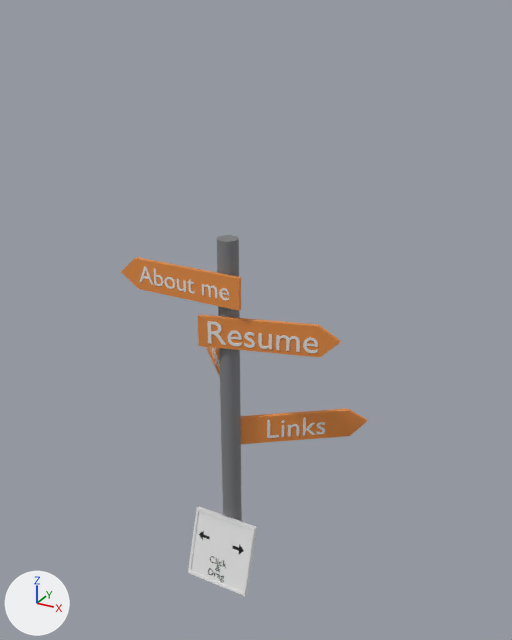
The Blender file public/blender/DirectionalSign.blend: old version first, new version second.
Both versions are drawn from a 50 mm camera at (4.64, -7.64, 8.21) aimed at (0.13, 0.55, 4.12). Every picture has the same lights, and +X, +Y and +Z are marked at lower left.

Names of what the first picture shows: 'Arrow1', 'Arrow2', 'Arrow3', 'Arrow4', 'Cube.001', 'Plane.001', 'Post', 'Text', 'Text2', 'Text4', 'icons8-left-click-100'.
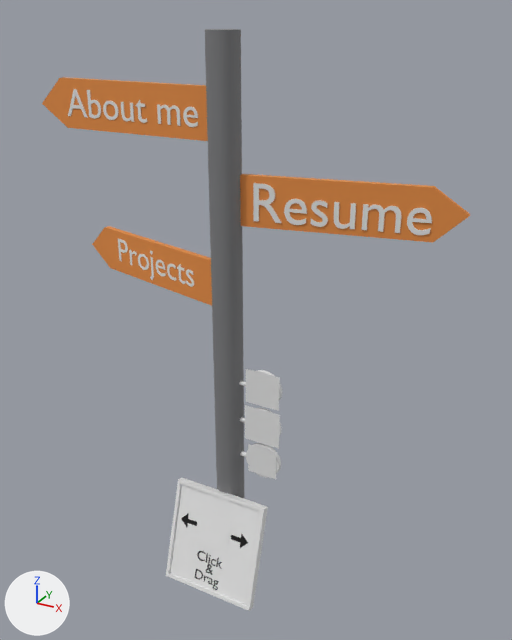
Changed parts and their boxes [x1, y1, x2, y2] in the pictures (512 x 640 px):
'Post', moved, rescaled (58% wider, 64% taller)
    before: [217, 235, 242, 521]
    after: [205, 29, 245, 499]
'Arrow2', moved, turned, rescaled
    before: [198, 315, 341, 358]
    after: [240, 174, 470, 242]
'Arrow1', moved, rescaled (38% wider, 18% taller)
    before: [121, 257, 241, 311]
    after: [42, 77, 208, 141]
'Cube.001', moved, rescaled (47% wider, 47% taller)
    before: [188, 506, 257, 596]
    after: [166, 478, 268, 611]
'Arrow3', moved, turned, rescaled
    before: [206, 347, 220, 376]
    after: [92, 226, 212, 306]
'Text2', moved, turned, rescaled
    before: [208, 321, 318, 353]
    after: [253, 183, 432, 235]
'Arrow4', deleted
    before: [240, 409, 367, 444]
'Text1', moved, rescaled (46% wider, 11% taller)
    before: [140, 266, 229, 300]
    after: [68, 89, 198, 127]
'icons8-left-click-100', moved, rescaled (48% wider, 47% taller)
    before: [209, 528, 233, 559]
    after: [196, 509, 232, 555]
'icons8-github-240', added
    after: [245, 405, 280, 449]
'icons8-linkedin-480', added
    after: [246, 369, 280, 411]
'icons8-gmail-240', added
    after: [248, 444, 276, 479]
'Text3', moved, turned, rescaled
    before: [212, 348, 220, 370]
    after: [118, 239, 194, 287]
'Text4', deleted
    before: [267, 417, 325, 438]
'Text', moved, rescaled (47% wider, 48% taller)
    before: [208, 556, 226, 582]
    after: [195, 551, 222, 590]
'Cylinder.002', added
    after: [246, 443, 281, 478]
'Plane.001', moved, rescaled (42% wider, 50% taller)
    before: [199, 531, 210, 540]
    after: [181, 513, 197, 527]
'Cylinder.004', added
    after: [257, 370, 282, 407]
'Cylinder.001', added
    after: [257, 408, 282, 437]

What changed in the scene script:
```text
Add me_icons8_gmail_240:
    me_icons8_gmail_240.from_pydata([(-0.5, -0.5, 0.0), (0.5, -0.5, 0.0), (-0.5, 0.5, 0.0), (0.5, 0.5, 0.0)], [], [(0, 1, 3, 2)])
    me_icons8_gmail_240.materials.append(mat_icons8_gmail_240)  # its picture is missing
Add me_icons8_github_240:
    me_icons8_github_240.from_pydata([(-0.5, -0.5, 0.0), (0.5, -0.5, 0.0), (-0.5, 0.5, 0.0), (0.5, 0.5, 0.0)], [], [(0, 1, 3, 2)])
    me_icons8_github_240.materials.append(mat_icons8_github_240)  # its picture is missing
Add me_icons8_linkedin_480:
    me_icons8_linkedin_480.from_pydata([(-0.5, -0.5, 0.0), (0.5, -0.5, 0.0), (-0.5, 0.5, 0.0), (0.5, 0.5, 0.0)], [], [(0, 1, 3, 2)])
    me_icons8_linkedin_480.materials.append(mat_icons8_linkedin_480)  # its picture is missing
Change ob_post:
    ob_post.location: (0.02, 0.0, 2.74) -> (-0.03, 0.04, 4.0)
    ob_post.scale: (0.144, 0.144, 2.72) -> (0.212, 0.212, 3.99)
Change ob_arrow1:
    ob_arrow1.location: (-0.7, -0.15, 4.87) -> (-1.66, 0.12, 7.12)
    ob_arrow1.scale: (1.0, 1.0, 1.0) -> (1.47, 1.47, 1.47)
Change ob_arrow2:
    ob_arrow2.location: (0.64, 0.05, 4.11) -> (1.57, 0.44, 5.86)
    ob_arrow2.rotation_euler: (1.571, 0.0, 0.293) -> (1.571, 0.0, 0.21)  # degrees (90, 0, 17) -> degrees (90, 0, 12)
    ob_arrow2.scale: (1.0, 1.0, 1.0) -> (1.47, 1.47, 1.47)
Remove ob_arrow4:
    ob_arrow4 = bpy.data.objects.new('Arrow4', me_plane_004)
Change ob_arrow3:
    ob_arrow3.location: (-0.71, 0.85, 3.33) -> (-1.62, 0.48, 4.86)
    ob_arrow3.rotation_euler: (1.571, 3.142, -7.089) -> (1.571, 3.142, -0.24)  # degrees (90, 180, 314) -> degrees (90, 180, -14)
    ob_arrow3.scale: (1.0, 1.0, 1.0) -> (1.47, 1.47, 1.47)
Change ob_cube_001:
    ob_cube_001.location: (0.01, -0.33, 0.54) -> (-0.03, -0.44, 0.76)
    ob_cube_001.scale: (0.519, 0.0409, 0.543) -> (0.76, 0.0599, 0.796)
Change ob_plane_001:
    ob_plane_001.location: (-0.31, -0.3, 0.66) -> (-0.51, -0.41, 0.95)
    ob_plane_001.scale: (1.0, 1.0, 1.0) -> (1.47, 1.47, 1.47)
Change ob_icons8_left_click_100:
    ob_icons8_left_click_100.location: (-0.01, -0.31, 0.66) -> (-0.07, -0.42, 0.94)
    ob_icons8_left_click_100.scale: (0.377, 0.377, 0.377) -> (0.553, 0.553, 0.553)
Change ob_text:
    ob_text.location: (-0.17, -0.42, 0.31) -> (-0.3, -0.57, 0.44)
    ob_text.scale: (0.151, 0.151, 0.151) -> (0.221, 0.221, 0.221)
Remove ob_text4:
    ob_text4 = bpy.data.objects.new('Text4', txt_text_002)
Add ob_icons8_gmail_240:
    ob_icons8_gmail_240 = bpy.data.objects.new('icons8-gmail-240', me_icons8_gmail_240)
    ob_icons8_gmail_240.location = (0.55, -0.02, 2.17)
    ob_icons8_gmail_240.rotation_euler = (1.571, 0.0, 0.0)  # degrees (90, 0, 0)
    ob_icons8_gmail_240.scale = (0.464, 0.464, 0.464)
Add ob_icons8_github_240:
    ob_icons8_github_240 = bpy.data.objects.new('icons8-github-240', me_icons8_github_240)
    ob_icons8_github_240.location = (0.55, -0.02, 2.76)
    ob_icons8_github_240.rotation_euler = (1.571, 0.0, 0.0)  # degrees (90, 0, 0)
    ob_icons8_github_240.scale = (0.559, 0.559, 0.559)
Add ob_icons8_linkedin_480:
    ob_icons8_linkedin_480 = bpy.data.objects.new('icons8-linkedin-480', me_icons8_linkedin_480)
    ob_icons8_linkedin_480.location = (0.55, -0.02, 3.36)
    ob_icons8_linkedin_480.rotation_euler = (1.571, 0.0, 0.0)  # degrees (90, 0, 0)
    ob_icons8_linkedin_480.scale = (0.529, 0.529, 0.529)
Add ob_cylinder_004:
    ob_cylinder_004 = bpy.data.objects.new('Cylinder.004', me_cylinder_005)  # a 32-sided cylinder along z spanning x -1.0..1.0, y -1.0..1.0, z -1.0..1.0
    ob_cylinder_004.location = (0.55, 0.02, 3.36)
    ob_cylinder_004.rotation_euler = (1.571, 0.0, 0.0)  # degrees (90, 0, 0)
    ob_cylinder_004.scale = (0.272, 0.272, 0.0334)
Add ob_cylinder_002:
    ob_cylinder_002 = bpy.data.objects.new('Cylinder.002', me_cylinder_003)  # a 32-sided cylinder along z spanning x -1.0..1.0, y -1.0..1.0, z -1.0..1.0
    ob_cylinder_002.location = (0.55, 0.02, 2.17)
    ob_cylinder_002.rotation_euler = (1.571, 0.0, 0.0)  # degrees (90, 0, 0)
    ob_cylinder_002.scale = (0.272, 0.272, 0.0334)
Add ob_cylinder_001:
    ob_cylinder_001 = bpy.data.objects.new('Cylinder.001', me_cylinder_002)  # a 32-sided cylinder along z spanning x -1.0..1.0, y -1.0..1.0, z -1.0..1.0
    ob_cylinder_001.location = (0.55, 0.02, 2.76)
    ob_cylinder_001.rotation_euler = (1.571, 0.0, 0.0)  # degrees (90, 0, 0)
    ob_cylinder_001.scale = (0.272, 0.272, 0.0334)
```
